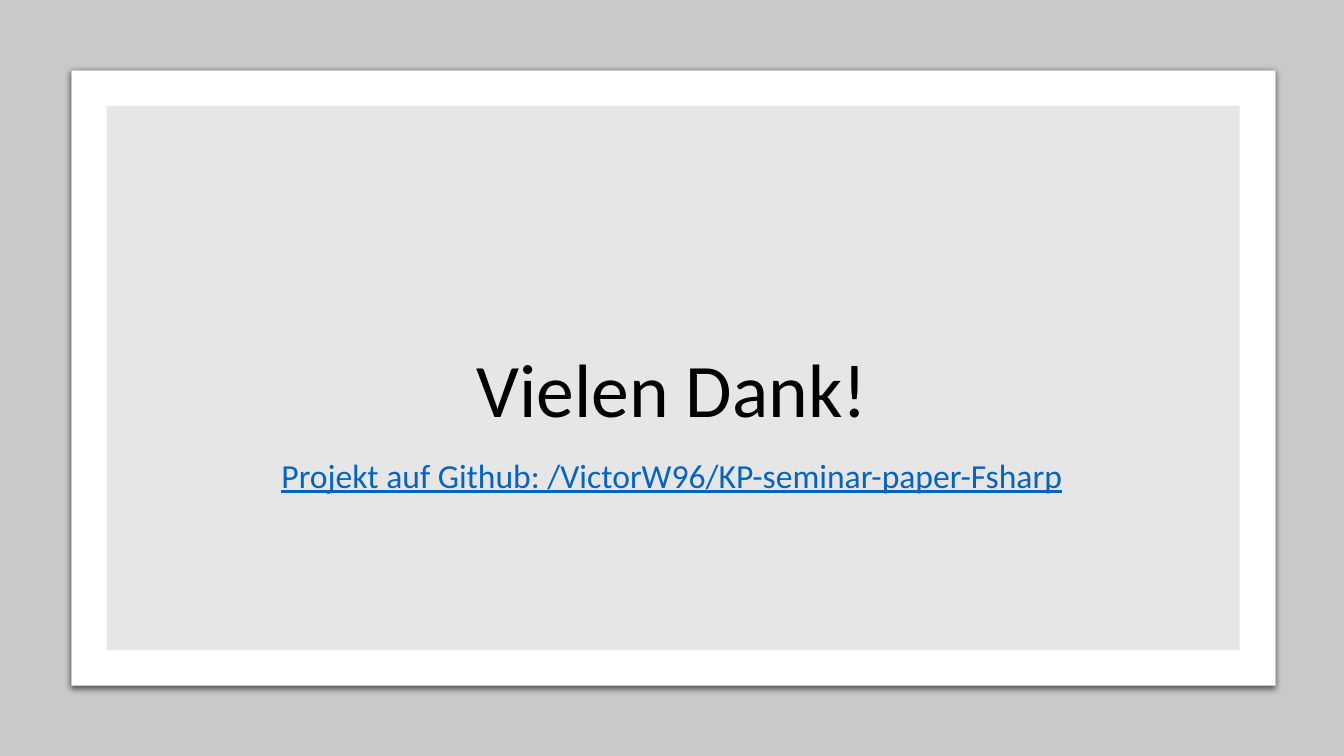
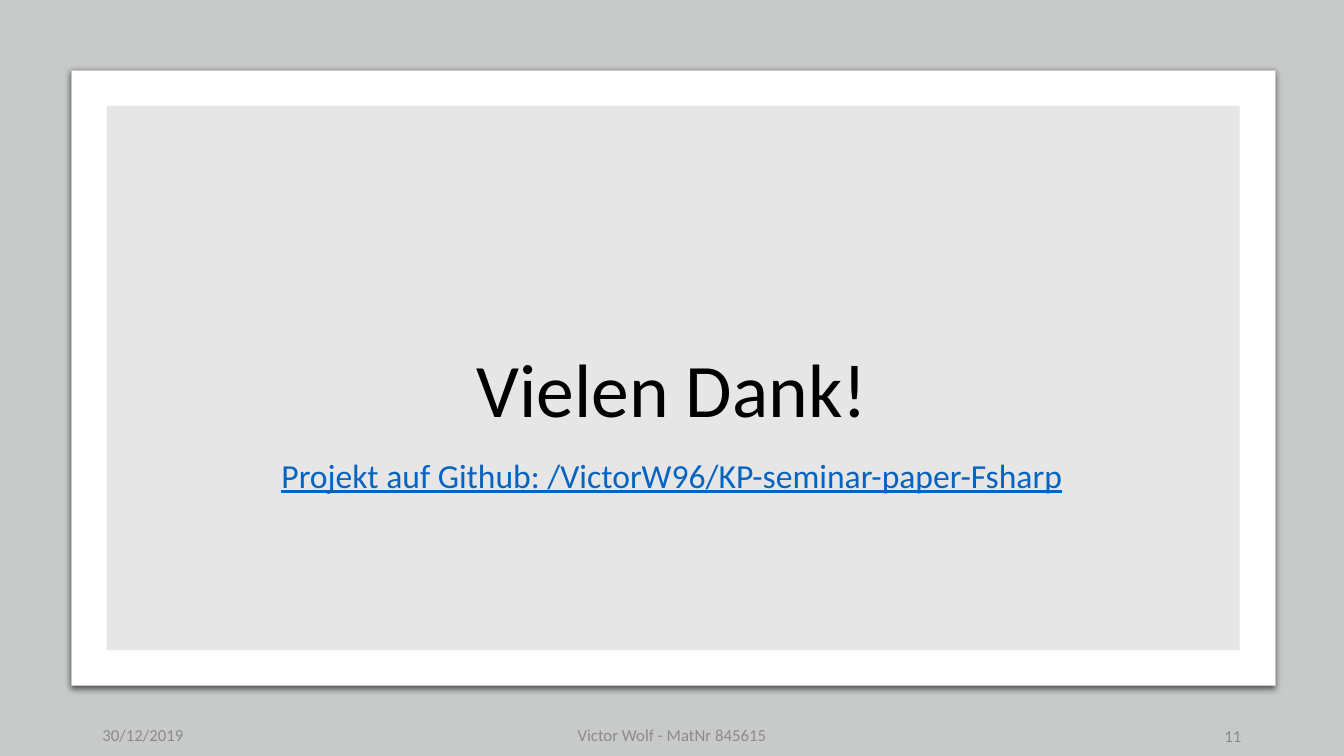
Before and after one commit to VictorW96/KP-seminar-paper-Fsharp, a slide deck: slide 11 of Presentation/BooleanParserinF#.pptx. Drawn at 1344x756 pixels with LibreOffice and Linux fonts; fonts in the diff are those of the drawing. Boxes give left, top, right and bottom in pixels: in the first picture for what was removed or moved away, otherwise in the second. Text is boxed around its words. In the diff, an @@ line names an element or a change of style, - is before the commit and + after.

Commit message:
Presentation

```diff
--- a/Presentation/BooleanParserinF#.pptx
+++ b/Presentation/BooleanParserinF#.pptx
@@ text added at <box>102,730,183,741</box>, 12 pt, text #8C8C8C @@
+30/12/2019
@@ text added at <box>578,730,766,741</box>, 12 pt, text #8C8C8C @@
+Victor Wolf - MatNr 845615
@@ page number added at <box>1224,731,1241,742</box>, 12 pt, text #8C8C8C @@
+11
```
Also in this commit, not shown: 9 other slides changed.
